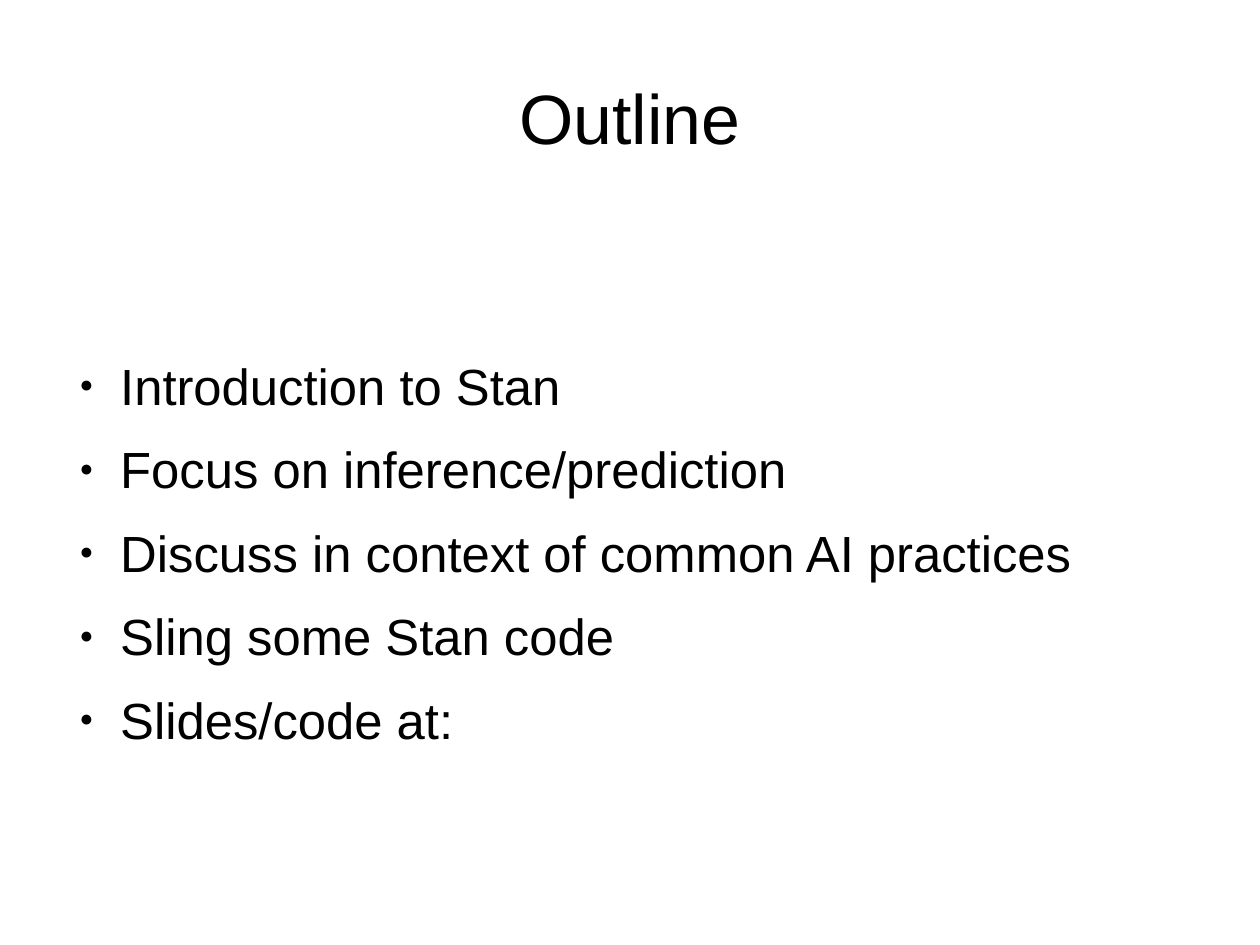
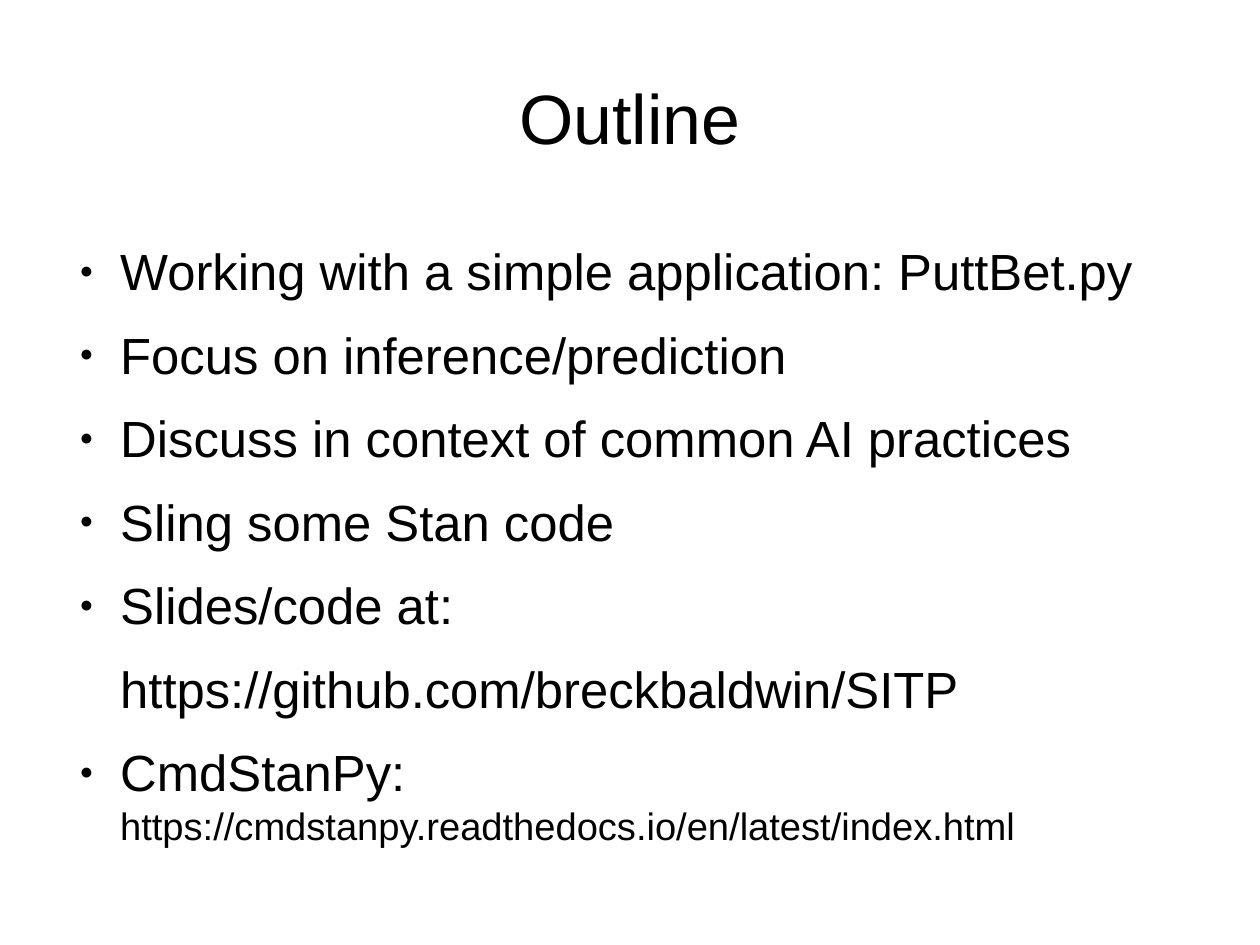
Before and after one commit to breckbaldwin/StanIsThePlan, a slide deck: slide 2 of talks/burlingtonMeetup2019/BurlingtonMeetup.odp. Drawn at 1260x945 pixels with LibreOffice and Linux fonts; fonts in the diff are those of the drawing. Boxes give left, top, right and bottom in pixels: in the first picture for what was removed or moved away, otherwise in the second. Text is boxed around its words. In the diff, an @@ line names an element or a change of style, - is before the commit and + after.

```diff
--- a/talks/burlingtonMeetup2019/BurlingtonMeetup.odp
+++ b/talks/burlingtonMeetup2019/BurlingtonMeetup.odp
@@ text "Working with a simple application: ...": place and size @@
-text "Working with a simple application: ..." at (120, 368, 1071, 740)
+text "Working with a simple application: ..." at (120, 253, 1132, 848)
@@ text at (120, 253, 1132, 301): text changed @@
-● Introduction to Stan
+● Working with a simple application: PuttBet.py
@@ text at (120, 671, 1015, 848): paragraphs added @@
+https://github.com/breckbaldwin/SITP
+● CmdStanPy:
+  https://cmdstanpy.readthedocs.io/en/latest/index.html
```
Also in this commit, not shown: 9 slides added, 9 slides removed.
